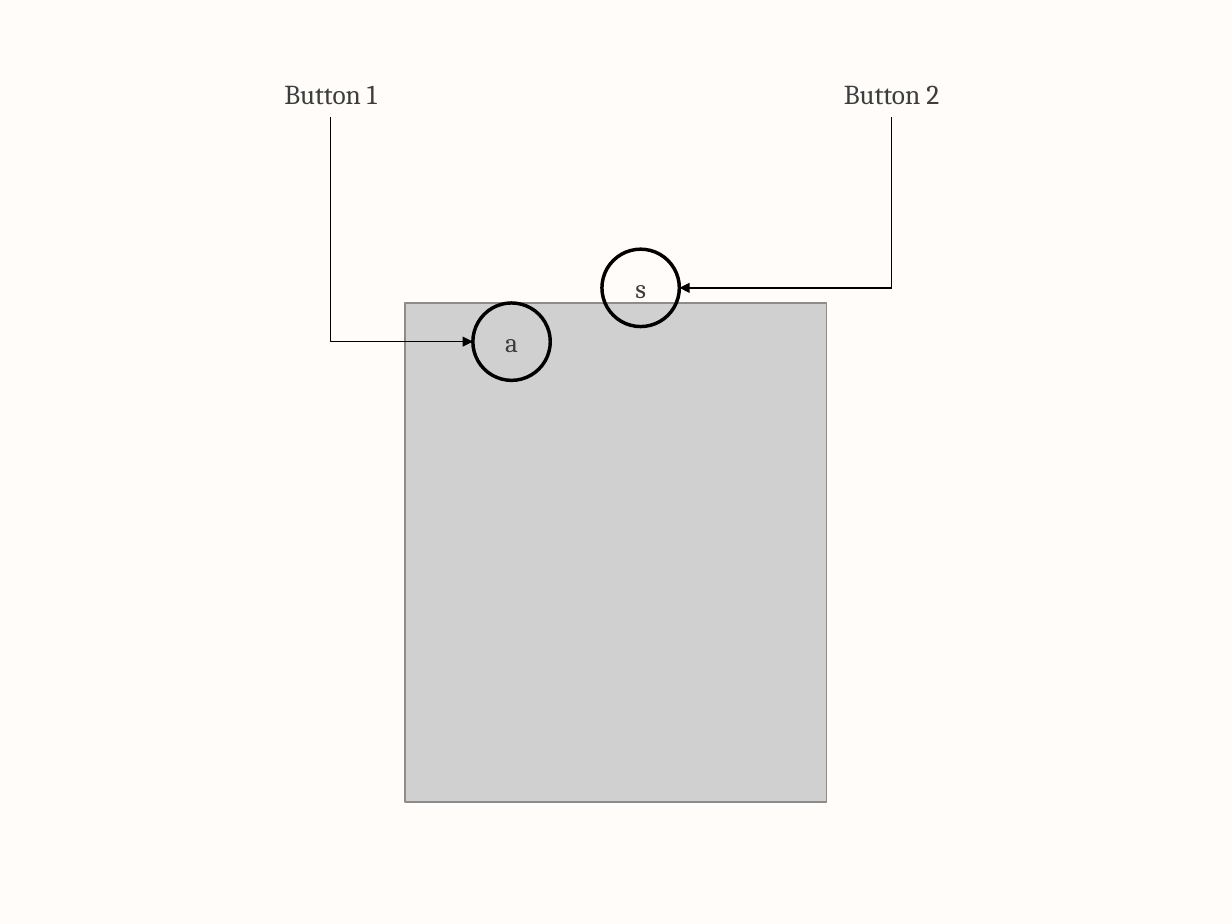
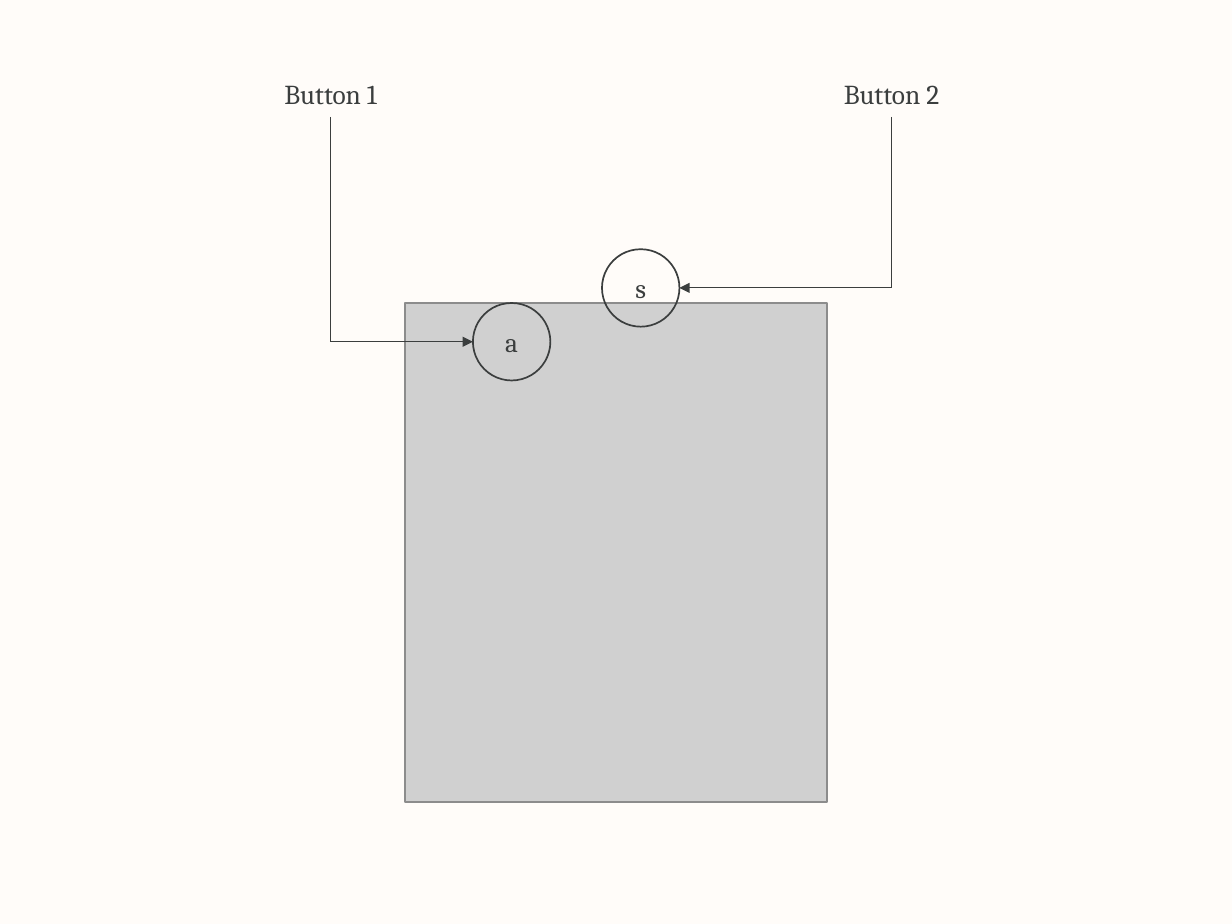
Before and after one commit to majorminors/evaccum-matlab, a slide deck: slide 5 of instructions/Instructions.pptx (slide 4 before the commit). Drawn at 1232x924 pixels with LibreOffice and Linux fonts; fonts in the diff are those of the drawing; grey boxes stand for pictures. Boxes give left, top, right and bottom in pixels: in the first picture for what was removed or moved away, otherwise in the second. Text is boxed around its words. In the diff, an @@ line names an element or a change of style, - is before the commit and + after.

```diff
--- a/instructions/Instructions.pptx
+++ b/instructions/Instructions.pptx
@@ elbow arrow (330, 117) - (473, 341): stroke #000000 0.75 pt to #3B3E3E 0.5 pt @@
@@ elbow arrow (892, 117) - (679, 288): stroke #000000 0.75 pt to #3B3E3E 0.5 pt @@
@@ ellipse "s" at <box>602,249,680,326</box>: outline #000000 2 pt to #3B3E3E 1 pt @@
@@ ellipse "a" at <box>473,303,551,381</box>: outline #000000 2 pt to #3B3E3E 1 pt @@
```
Also in this commit, not shown: 13 other slides changed, 7 slides added, 26 slides removed, 3 other files.
